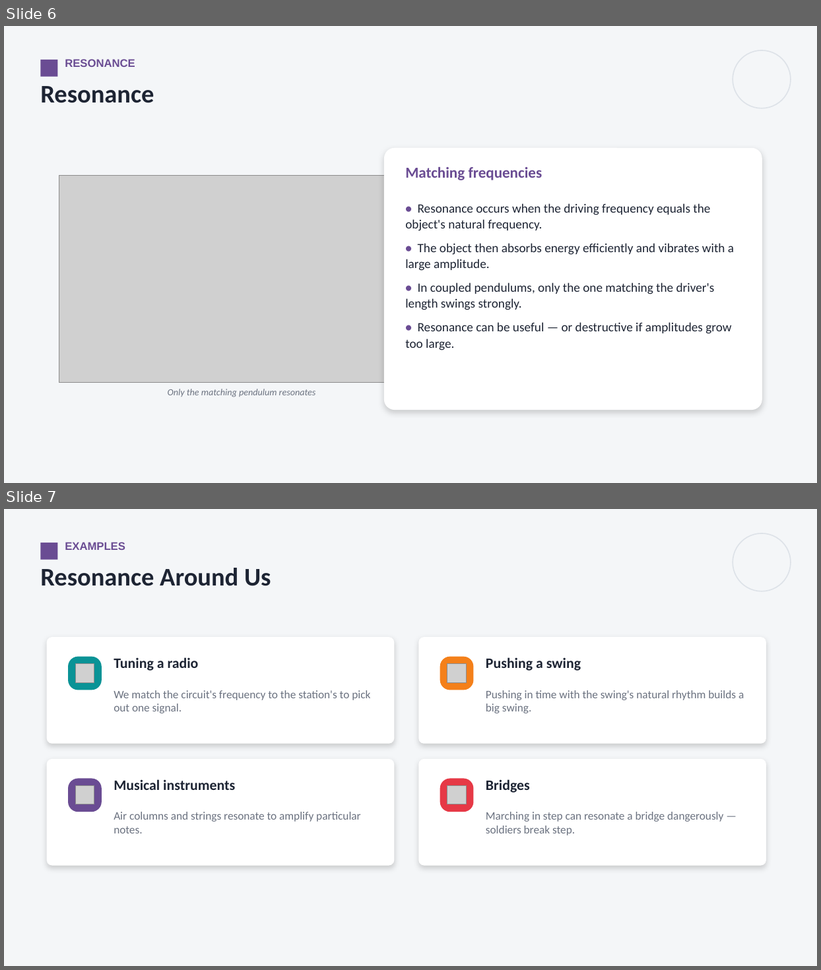
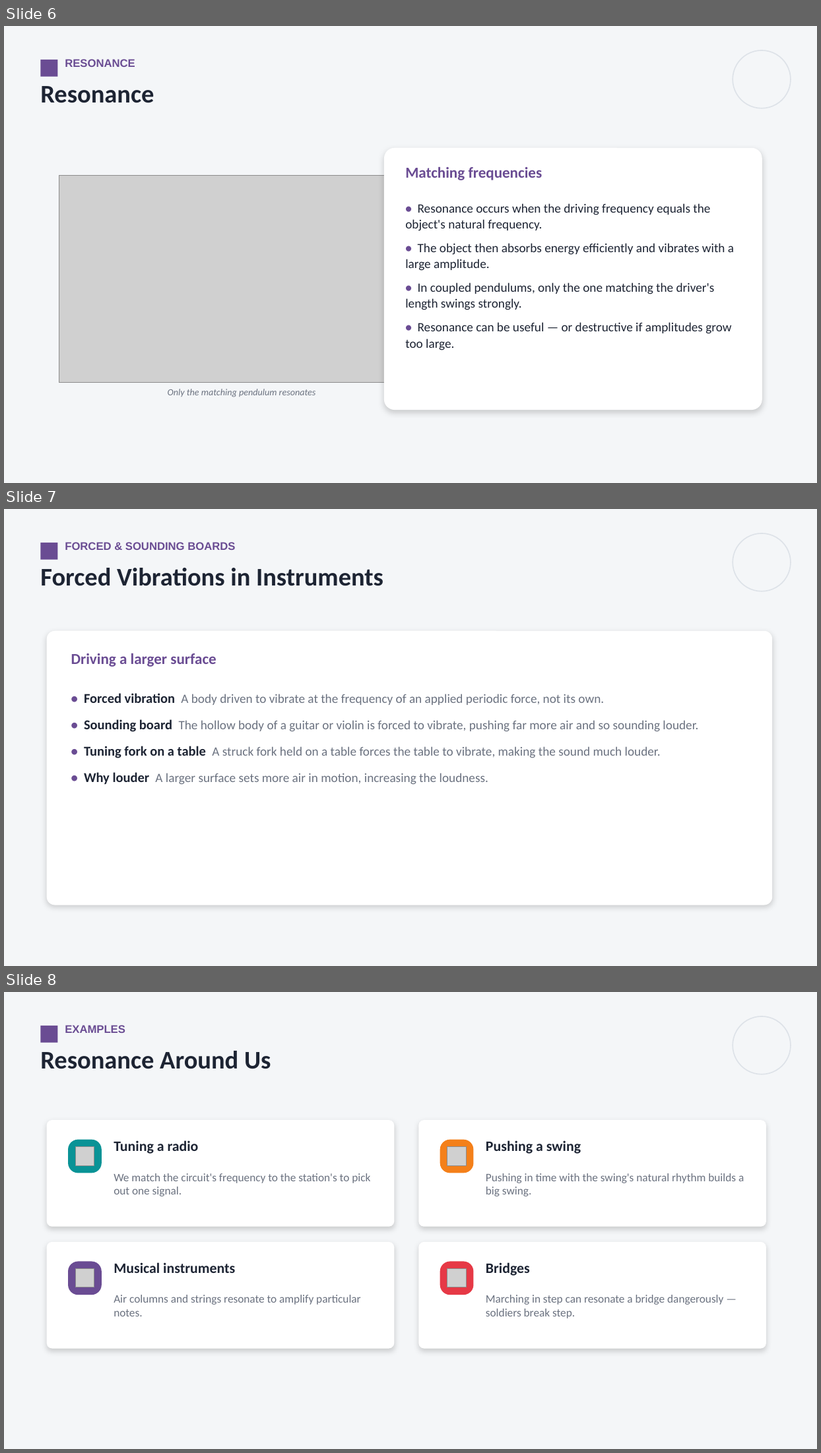
Before and after one commit to parmeshwars2911/MyFirstAR, a slide deck: ppt/Grade10/G10_S63_Sound_2.pptx. Shown one above the other, each under a label of ours: slides 6 and 7 before the commit, slides 6, 7 and 8 after it. The pictures are 821x970 and 821x1453 pixels, drawn with LibreOffice and Linux fonts; fonts in the diff are those of the drawing; grey boxes stand for pictures. Boxes give left, top, right and bottom in pixels: in the first picture for what was removed or moved away, otherwise in the second. Text is boxed around its words. In the diff, an @@ line names an element or a change of style, - is before the commit and + after.

```diff
--- a/ppt/Grade10/G10_S63_Sound_2.pptx
+++ b/ppt/Grade10/G10_S63_Sound_2.pptx
@@ slide 7 added at (4,509,817,966), background #F4F6F8 @@
@@ rectangle added at (40,543,57,560), fill #6A4C93 @@
@@ text added at (65,542,235,550), 13 pt, text #6A4C93, bold @@
+FORCED & SOUNDING BOARDS
@@ ellipse added at (733,533,791,591), outline #DDE2E8 1.25 pt @@
@@ text added at (40,568,384,586), 30 pt, text #1D2433, bold @@
+Forced Vibrations in Instruments
@@ rounded rectangle added at (47,631,773,906), fill #FFFFFF @@
@@ text added at (71,654,216,667), 18 pt, text #6A4C93, bold @@
+Driving a larger surface
@@ text added at (84,693,698,785), 15 pt, text #6B7280 @@
+• Forced vibration A body driven to vibrate at the frequency of an applied periodic force, not its own.
+• Sounding board The hollow body of a guitar or violin is forced to vibrate, pushing far more air and so sounding louder.
+• Tuning fork on a table A struck fork held on a table forces the table to vibrate, making the sound much louder.
+• Why louder A larger surface sets more air in motion, increasing the loudness.
@@ what was slide 7 is now slide 8 @@
```
Also in this commit, not shown: 5 other slides added, 2 other files.
